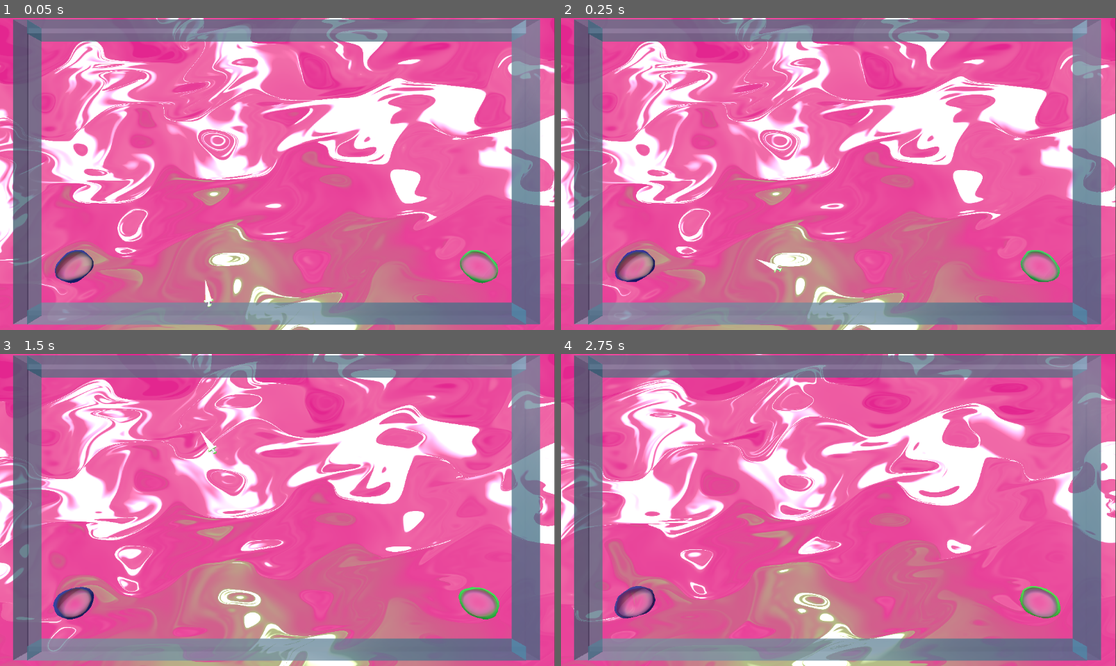
Above: before the commit, frames 1-4 (two rows, left to right).
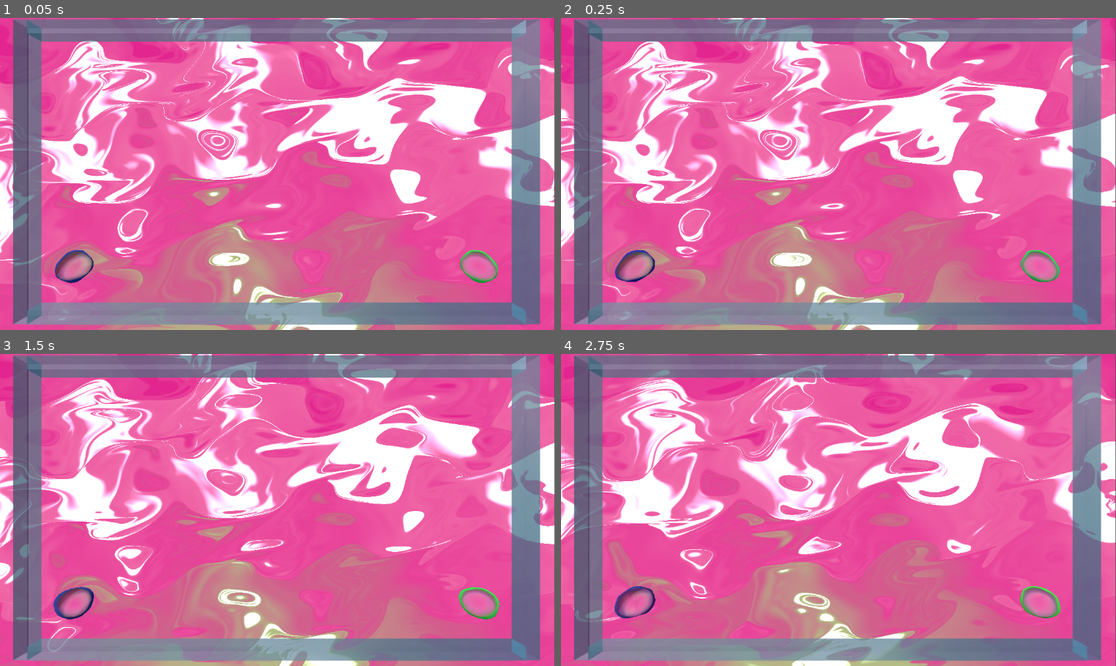
Above: after the commit, the same moments.

Repository: Ultimo-Momento-Responsable/GGJ2025
Game: Godot game, scene res://scenes/viewport.tscn
The game is run twice, just before and just after one commit, with the same random seed, the same clock (stepped at 60 frames per second) and the same inputs.
Inputs:
- Up to frame 1 (0.05 s): no input
- Up to frame 2 (0.25 s): no input
- Up to frame 3 (1.5 s): no input
- Up to frame 4 (2.75 s): no input

The runs differ from the first frame. In frame 1, less than 0.1% of the frame differs, in the area x 36-39%, y 83-93%; in frame 2, less than 0.1%; in frame 3, less than 0.1%; in frame 4, nothing differs.

Commit message:
feat: add sword behavior

Diff:
--- a/scenes/arena_base.tscn
+++ b/scenes/arena_base.tscn
@@ -1,16 +1,11 @@
-[gd_scene load_steps=8 format=3 uid="uid://b0ka3t3j4dwb1"]
+[gd_scene load_steps=9 format=3 uid="uid://b0ka3t3j4dwb1"]
 
 [ext_resource type="PackedScene" uid="uid://d1d5ot126tfxq" path="res://scenes/game_objects/bubble.tscn" id="2_8abf3"]
-[ext_resource type="PackedScene" uid="uid://chwvqg0ld6qj0" path="res://scenes/game_objects/sword.tscn" id="2_l5i0h"]
-[ext_resource type="PackedScene" uid="uid://btutgdslx4cfa" path="res://scenes/game_objects/limits.tscn" id="2_r4jfj"]
-[ext_resource type="Script" path="res://scripts/boosters.gd" id="3_fbx7w"]
-[ext_resource type="PackedScene" path="res://scenes/game_objects/bubbleBoost.tscn" id="3_t5qi0"]
-[ext_resource type="PackedScene" path="res://scenes/game_objects/sword.tscn" id="2_l5i0h"]
-[ext_resource type="PackedScene" uid="uid://btutgdslx4cfa" path="res://scenes/game_objects/limits.tscn" id="2_r4jfj"]
+[ext_resource type="PackedScene" uid="uid://dcu0rc4y25hrj" path="res://scenes/game_objects/sword.tscn" id="2_l5i0h"]
+[ext_resource type="PackedScene" uid="uid://cm6fxhfpgoq7w" path="res://scenes/game_objects/limits.tscn" id="2_r4jfj"]
 [ext_resource type="Script" path="res://scripts/boosters.gd" id="3_fbx7w"]
 [ext_resource type="PackedScene" uid="uid://cndcrfwk8px4f" path="res://scenes/game_objects/bubbleBoost.tscn" id="3_t5qi0"]
-[ext_resource type="PackedScene" uid="uid://b7evgysqj3du6" path="res://Assets/3d_models/hand/hand.glb" id="6_7p6p1"]
-[ext_resource type="PackedScene" uid="uid://bin07sy4tcoi0" path="res://Assets/3d_models/sword/sword.glb" id="7_tulmf"]
+[ext_resource type="Script" path="res://scripts/swords.gd" id="6_vqiep"]
 
 [sub_resource type="Environment" id="Environment_vhovg"]
 background_color = Color(1, 1, 1, 1)
@@ -52,11 +47,6 @@
 script = ExtResource("3_fbx7w")
 booster = ExtResource("3_t5qi0")
 
-[node name="Sword" parent="WorldEnvironment" instance=ExtResource("2_l5i0h")]
-transform = Transform3D(1, 0, 0, 0, 1, 0, 0, 0, 1, -4.993, -10, 0.509)
-collision_layer = 4
-collision_mask = 5
-
 [node name="Player1" parent="WorldEnvironment" instance=ExtResource("2_8abf3")]
 transform = Transform3D(2, 0, 0, 0, 2, 0, 0, 0, 2, -15, -7, 0)
 collision_mask = 5
@@ -64,3 +54,8 @@
 [node name="Player2" parent="WorldEnvironment" instance=ExtResource("2_8abf3")]
 transform = Transform3D(2, 0, 0, 0, 2, 0, 0, 0, 2, 15, -7, 0)
 player = "2"
+
+[node name="Swords" type="Node3D" parent="WorldEnvironment" groups=["hazards"]]
+script = ExtResource("6_vqiep")
+booster = ExtResource("2_l5i0h")
+spawn_interval = 12
--- a/scenes/game_objects/sword.tscn
+++ b/scenes/game_objects/sword.tscn
@@ -1,18 +1,24 @@
-[gd_scene load_steps=4 format=3 uid="uid://chwvqg0ld6qj0"]
+[gd_scene load_steps=4 format=3 uid="uid://dcu0rc4y25hrj"]
 
-[ext_resource type="PackedScene" uid="uid://bcglydh24wq21" path="res://Assets/3d_models/sword/sword.glb" id="1_eue5m"]
+[ext_resource type="PackedScene" uid="uid://bppeardc5w1u8" path="res://Assets/3d_models/sword/sword.glb" id="1_eue5m"]
 [ext_resource type="Script" path="res://scripts/sword.gd" id="1_ye3qc"]
 
 [sub_resource type="BoxShape3D" id="BoxShape3D_kdsnl"]
 size = Vector3(0.355469, 1.11047, 0.0783691)
 
 [node name="Sword" type="RigidBody3D" groups=["hazards"]]
+axis_lock_linear_x = true
+axis_lock_linear_y = true
+axis_lock_angular_x = true
+axis_lock_angular_y = true
 mass = 0.001
 gravity_scale = 0.0
+center_of_mass_mode = 1
 script = ExtResource("1_ye3qc")
 
 [node name="sword" parent="." instance=ExtResource("1_eue5m")]
+transform = Transform3D(2, 0, 0, 0, 2, 0, 0, 0, 2, 0, 0, 0)
 
 [node name="CollisionShape3D" type="CollisionShape3D" parent="."]
-transform = Transform3D(1, 0, 0, 0, 1, 0, 0, 0, 1, 0, 1.03466, 0)
+transform = Transform3D(1, 0, 0, 0, 2.45691, 0, 0, 0, 1, 0, 2.24984, 0)
 shape = SubResource("BoxShape3D_kdsnl")
--- a/scripts/bubble_boost.gd
+++ b/scripts/bubble_boost.gd
@@ -21,10 +21,14 @@
 	if is_on_wall():
 		for i in range(get_slide_collision_count()):
 			var collision = get_slide_collision(i)
+			var collider = collision.get_collider()
 			var normal = collision.get_normal()  # Obtén la normal de la colisión
 			velocity = velocity.bounce(normal)
 			direction = normal
 
+			if collider and collider.is_in_group("hazards"):
+				queue_free()
+
 # Función auxiliar para generar un número aleatorio en un rango
 func randf_range(min, max):
 	return randf() * (max - min) + min
--- a/scripts/sword.gd
+++ b/scripts/sword.gd
@@ -2,12 +2,34 @@
 
 @export var base_speed: float = 10.0
 #@export var angular_speed_y: float = 10.0
-@export var angular_speed_z: float = 5.0
+@export var angular_speed_z: float = 10.0
+
+var life_timer: float = 0.0
+var life_time = 5.0
 
 # Called when the node enters the scene tree for the first time.
 func _ready() -> void:
-	linear_velocity = base_speed * Vector3.UP
+	$CollisionShape3D.disabled = true
+	scale = Vector3(0.0, 0.0, 0.0)
+	var tween = create_tween()
+	tween.tween_property(self, "scale", Vector3(1.0, 1.0 ,1.0), 2.0)
+	await tween.finished
+	$CollisionShape3D.disabled = false
+	# linear_velocity = base_speed * Vector3.UP
 	angular_velocity = angular_speed_z * Vector3.BACK
+
+func _process(delta):
+	life_timer += delta
+	if life_timer >= life_time:
+		destroy()
 
 func _on_body_entered(body:Node):
 	print(body, " entered")
+
+func destroy():
+	life_timer = 0.0
+	$CollisionShape3D.disabled = true
+	var tween = create_tween()
+	tween.tween_property(self, "scale", Vector3(0.1, 0.1 ,0.1), 0.2)
+	await tween.finished
+	queue_free()
--- /dev/null
+++ b/scripts/swords.gd
@@ -0,0 +1,18 @@
+extends Node3D
+
+# Carga la escena del objeto que quieres instanciar
+@export var booster: PackedScene
+@export var spawn_interval = 5  # Tiempo entre instancias en segundos
+
+var spawn_timer = 0.0
+
+func _process(delta):
+	spawn_timer += delta
+	if spawn_timer >= spawn_interval:
+		spawn_timer = 0.0
+		spawn_object()
+
+func spawn_object():
+	var new_object = booster.instantiate()
+	add_child(new_object)
+	new_object.global_transform.origin = Vector3(randf_range(-12, 12), randf_range(-8, 8), 0)
